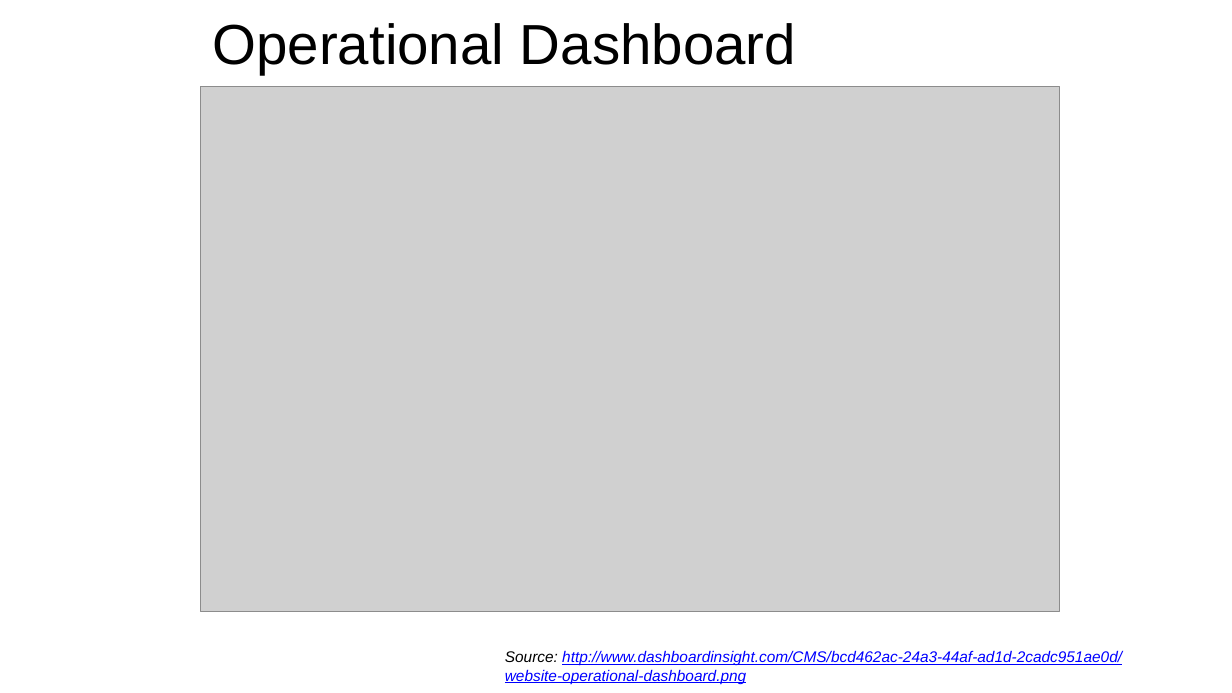
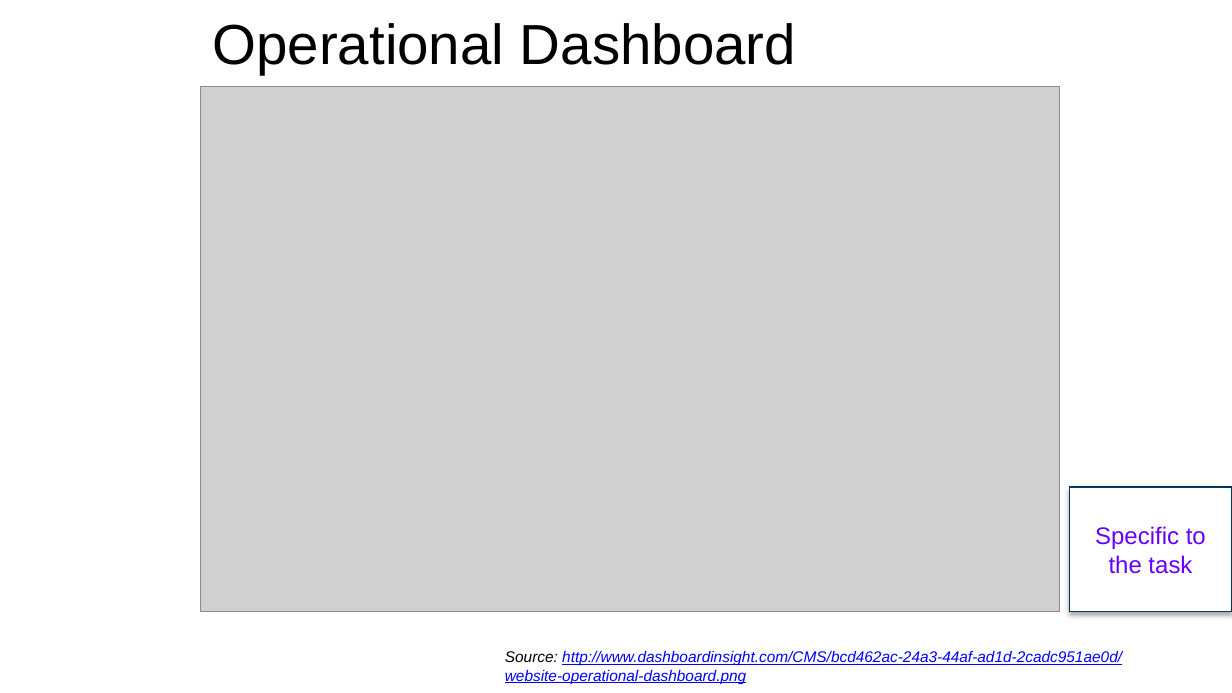
Before and after one commit to munishkumar-gh/munishkumar-gh.github.io, a slide deck: slide 12 of SuSS/ANL201 Study Unit 6_2021 - Lecturer.pptx. Drawn at 1232x693 pixels with LibreOffice and Linux fonts; fonts in the diff are those of the drawing; grey boxes stand for pictures; background and template pictures are left out. Boxes give left, top, right and bottom in pixels: in the first picture for what was removed or moved away, otherwise in the second. Text is boxed around its words. In the diff, an @@ line names an element or a change of style, - is before the commit and + after.

```diff
--- a/SuSS/ANL201 Study Unit 6_2021 - Lecturer.pptx
+++ b/SuSS/ANL201 Study Unit 6_2021 - Lecturer.pptx
@@ rectangle added at (x1=1069, y1=487, x2=1232, y2=611), fill #FFFFFF, outline #003A5A 0.75 pt, 14 pt, text #6600FF @@
+Specific to the task
```
Also in this commit, not shown: 9 other slides changed.
